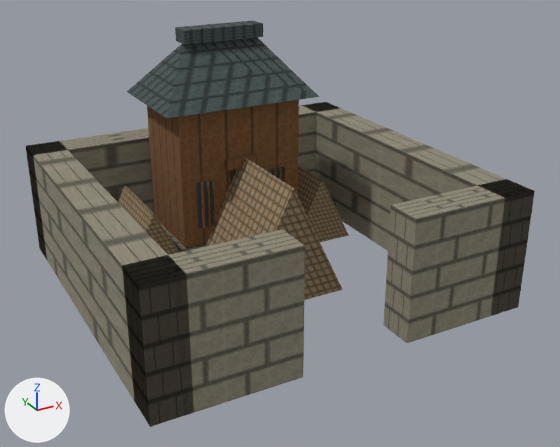
A saved change to the glTF model app/src/main/assets/3d/field/military-FORTRESS-1-lod1.glb.
Rendered twice from a 50 mm camera at (-0.742, -1.44, 0.843) aimed at (0.014, -0.067, 0.156). The axes (+X, +Y, +Z) are drawn at lower left. The lights are the same throughout. The older version comes first. Vertices at exactly the same position are counted once.
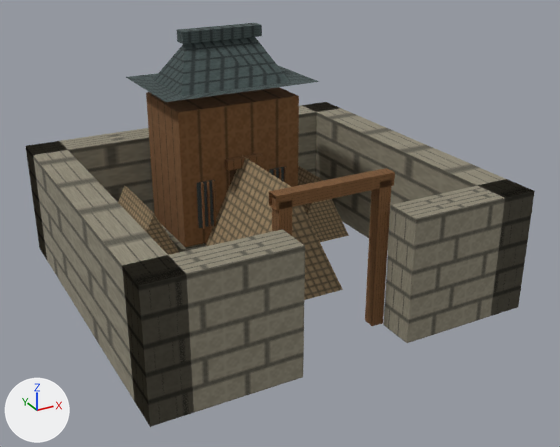
What changed in the scene script:
```text
Change me_mesh_0:
    used by ob_mesh_0; location = (0.0, 0.0, 0.0)
    remove me_mesh_0.from_pydata(...)  # 148 vertices, 180 faces; spans x -0.42..0.42, y -0.4..0.4, z 0.0..0.548
    add me_mesh_0.from_pydata(...)  # 176 vertices, 218 faces; spans x -0.42..0.42, y -0.4..0.4, z 0.0..0.544
    me_mesh_0 part 1: the loose piece of 8 vertices spanning x -0.097..0.097, y 0.165..0.215, z 0.518..0.548 is scaled about its middle by (1, 0.68, 0.867), then moved by (0.0, 0.0, -0.002)
    me_mesh_0 part 2: the loose piece of 6 vertices spanning x -0.188..0.188, y 0.06..0.32, z 0.39..0.518 is rebuilt with 10 vertices and now spans x -0.188..0.188, y 0.06..0.32, z 0.422..0.518
    me_mesh_0 part 3
    12 vertices are added at x -0.13..0.13, y -0.313, z 0.0..0.333
    12 new vertices lie (0.0, 0.026, 0.0) away from vertices in x -0.13..0.13, y -0.313, z 0.0..0.333
    30 new faces join them
```

Location of each change, [x1, y1, x2, y2] in pixels of the pictures (560 x 447 px; the box of a moved part takes in the faces that stretch with it):
'Mesh_0', reshaped: before [26, 20, 535, 427]; after [26, 23, 535, 427]
part 1 of me_mesh_0, moved or reshaped: before [175, 20, 263, 45]; after [177, 23, 262, 44]
part 2 of me_mesh_0, rebuilt (20% shorter): before [127, 37, 319, 118]; after [126, 37, 319, 102]
part 3 of me_mesh_0, added (brown): after [269, 168, 395, 326]
